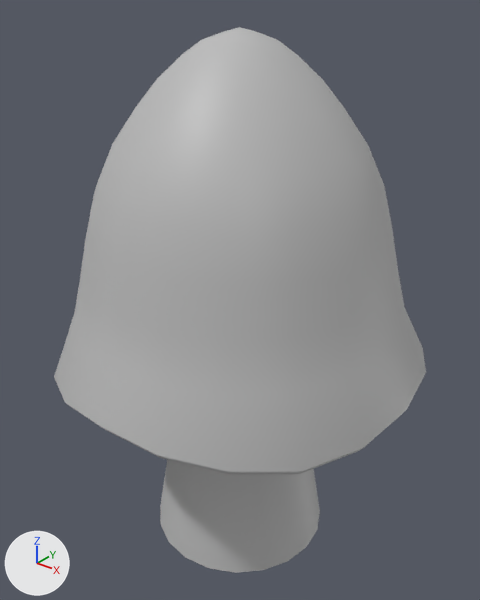
What one commit did to the FBX model Assets/Meshes/Ingredients/Ingredient_Mushroom_Full.fbx.
One viewpoint serves both versions: a 50 mm camera at (0.213, -0.266, 0.171) aimed at (-0.001, 0.002, 0.005). The axes (+X, +Y, +Z) are drawn at lower left. The lights are the same throughout. Where no turn or scale is listed for an object, it has been applied to the vertices.

Objects in the first picture: 'Mushroom'.
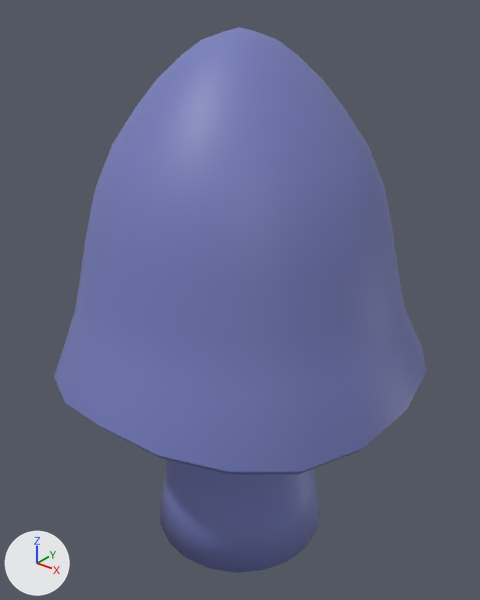
Where the change shows, as pixel boxes [x1, y1, x2, y2] in the pictures (480 x 600 px):
'Mushroom', recoloured, shading changed (grey to blue): [54, 27, 426, 573] in both

What the commit changed:
Material 'Food_02' (mat_food_02) is new.
Its base color is (0.176, 0.201, 0.5) (blue #747cbc).
me_mesh has 384 vertices, 420 faces and spans x -0.106..0.106, y -0.106..0.106, z -0.149..0.149.
me_mesh is used by ob_mushroom; location (0.0, 0.0, 0.0).
me_mesh no longer uses material mat_lambert1 (grey #bcbcbc).
me_mesh part 1: edges marked sharp go from 60 to 0.
me_mesh now uses material mat_food_02 (blue #747cbc).
